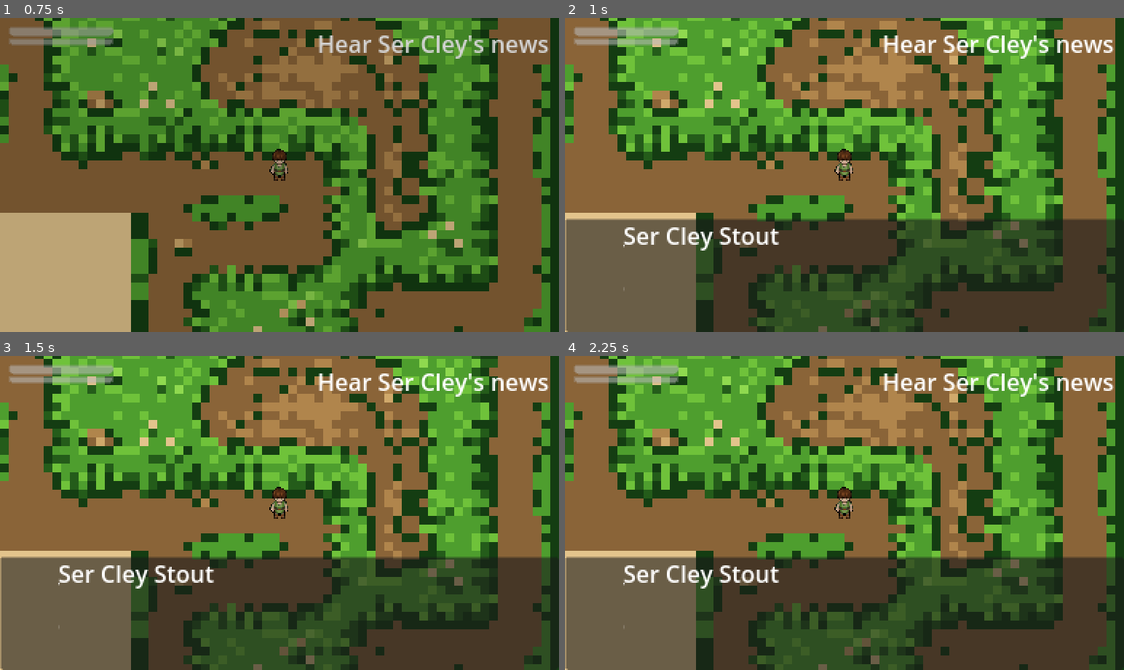
Above: before the commit, frames 1-4 (two rows, left to right).
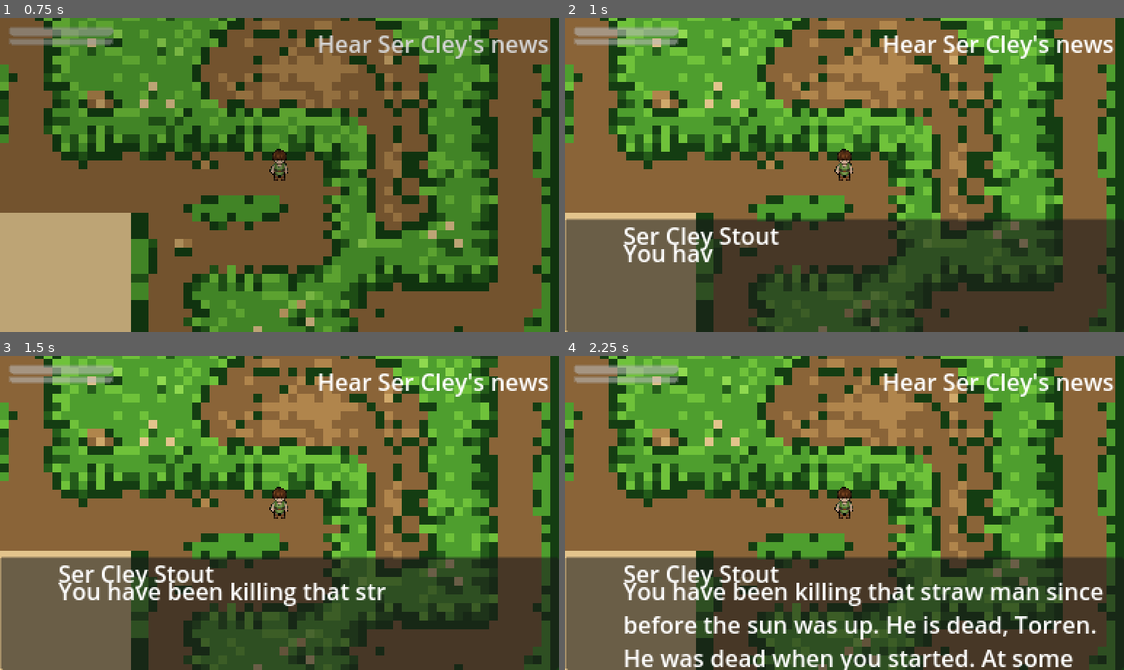
Above: after the commit, the same moments.

Repository: Ragefx/ASOIAF
Game: Godot game, scene res://scenes/Main.tscn
Two runs of this game, one before a commit and one after it. Both use one fixed random seed, a clock stepped at 60 frames per second and the inputs below.
Inputs (mouse positions are in pixels of both pictures, inside the frame that each line leads up to):
- Up to frame 1 (0.75 s): move the mouse to (402, 159) at 0.52 s; press the mouse at (402, 159) at 0.53 s; hold D (move_right) from 0.53 s (still down)
- Up to frame 2 (1 s): keep holding D (move_right)
- Up to frame 3 (1.5 s): move the mouse to (167, 528) at 1.27 s; release D (move_right) at 1.28 s; release the mouse at (167, 528) at 1.28 s; hold S (move_down) from 1.28 s (still down); tap Space (dodge) at 1.35 s
- Up to frame 4 (2.25 s): move the mouse to (900, 443) at 2.02 s; release S (move_down) at 2.03 s; hold D (move_right) from 2.03 s (still down); hold E (interact) from 2.03 s (still down)

Frame 1 is identical in both runs. In frame 2, 0.4% of the frame differs, in the area x 10-27%, y 72-87%; in frame 3, 1.5%; in frame 4, 6.1%, in the area x 10-97%, y 72-100%.

Commit message:
Fix invisible dialogue text: RichTextLabel/VBoxContainer had no width
Found running the same debug build that caught the last two bugs.
TextLabel and Choices had offset_left set (clearing the portrait) but
no right edge - no anchor_right, no offset_right - so their computed
rect had zero or negative width. A plain Label tolerates that by
sizing itself from its text; RichTextLabel's fit_content only
autosizes height from a known width, and VBoxContainer has nothing of
its own to fall back on, so both rendered nothing. The speaker name
alone (a Label) was visible, which is what made this easy to miss right
after the PanelContainer fix - the panel looked reasonable at a glance.

Gave both anchor_right = 1.0 with a small negative offset_right, so
they span from the portrait's right edge to near the panel's edge.
Verified by letting a line run its full typewriter reveal on screen:
wraps across multiple lines correctly, matches the objective text
which was never affected (HUD, not this panel).

Co-Authored-By: Claude Sonnet 5 <noreply@anthropic.com>
Claude-Session: https://claude.ai/code/session_0121gLtcbdkm64CG8DLvB6RK

Diff:
--- a/scenes/ui/DialogueUI.tscn
+++ b/scenes/ui/DialogueUI.tscn
@@ -28,15 +28,19 @@
 
 [node name="TextLabel" type="RichTextLabel" parent="Panel"]
 layout_mode = 2
+anchor_right = 1.0
 offset_left = 40.0
 offset_top = 12.0
+offset_right = -4.0
 bbcode_enabled = true
 fit_content = true
 
 [node name="Choices" type="VBoxContainer" parent="Panel"]
 layout_mode = 2
+anchor_right = 1.0
 offset_left = 40.0
 offset_top = 40.0
+offset_right = -4.0
 
 [node name="ContinueHint" type="Label" parent="Panel"]
 layout_mode = 2
